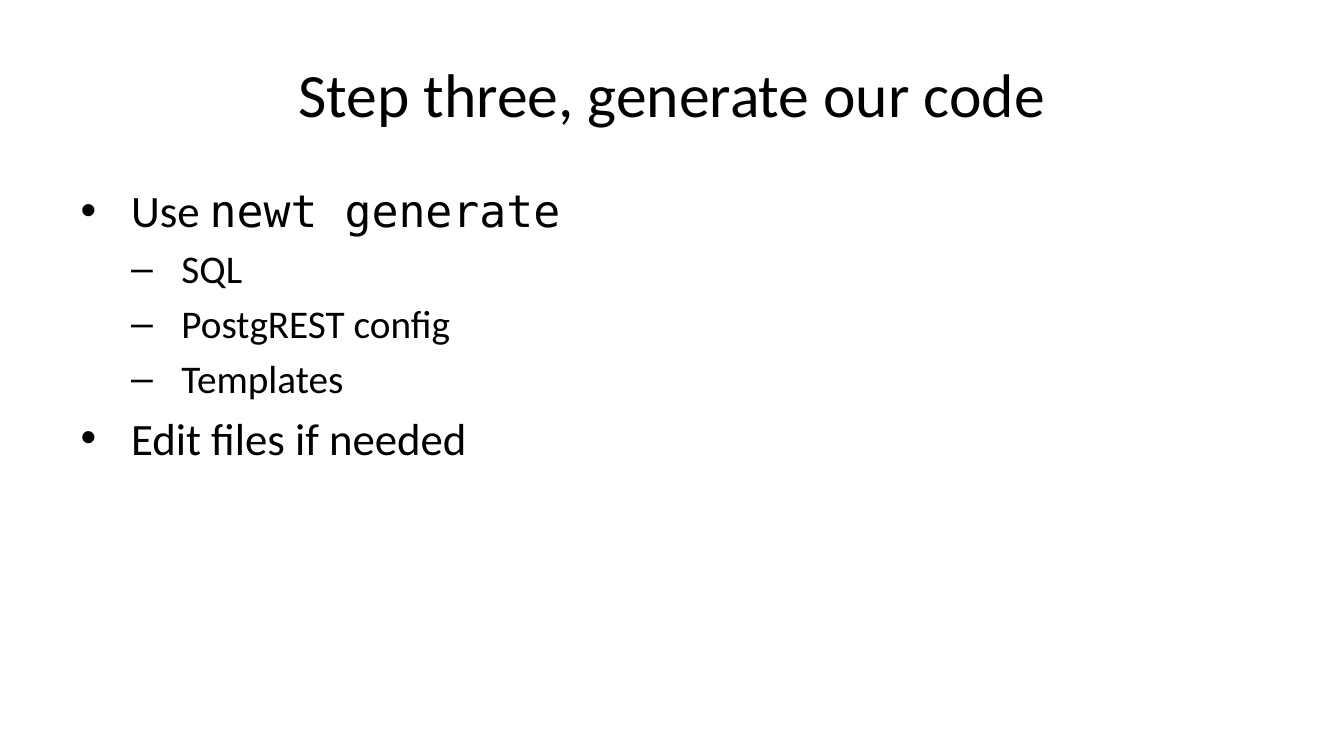
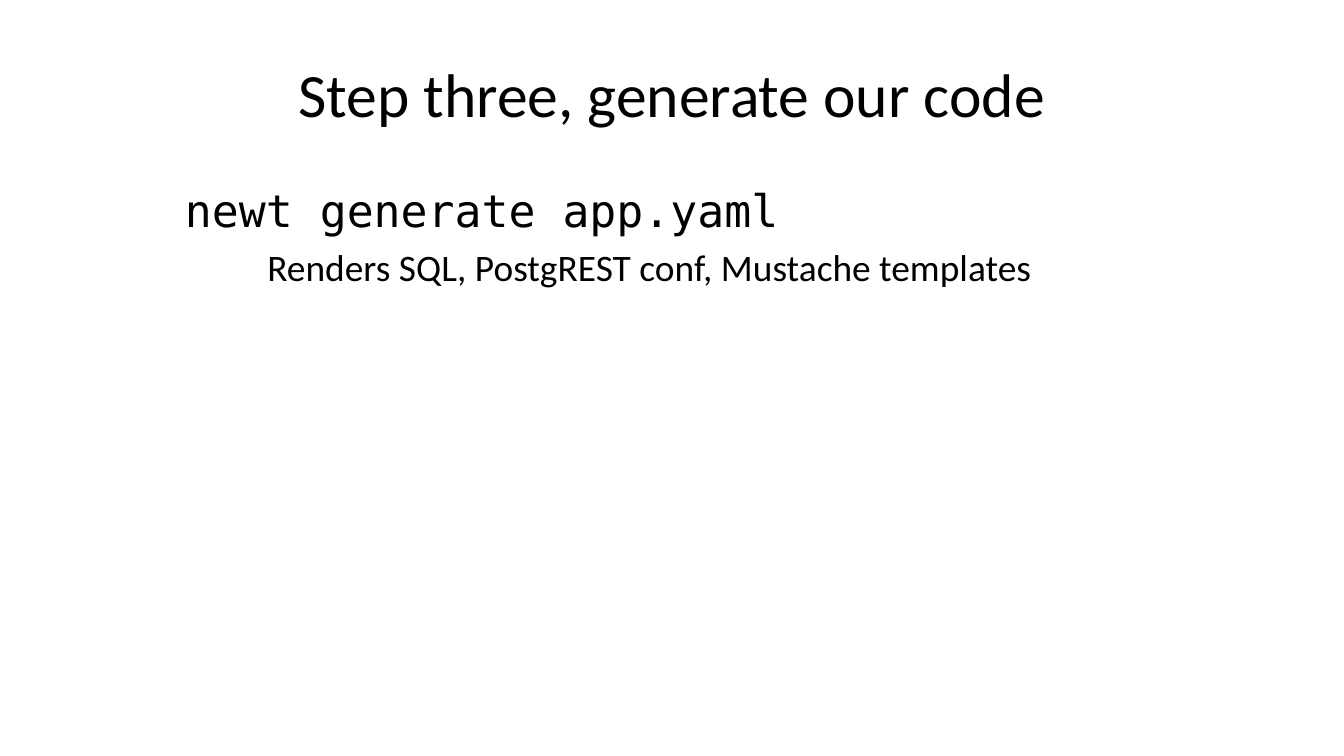
Before and after one commit to caltechlibrary/newt, a slide deck: slide 13 of presentation2/newt-p2.pptx. Drawn at 1344x756 pixels with LibreOffice and Linux fonts; fonts in the diff are those of the drawing. Boxes give left, top, right and bottom in pixels: in the first picture for what was removed or moved away, otherwise in the second. Text is boxed around its words. In the diff, an @@ line names an element or a change of style, - is before the commit and + after.

```diff
--- a/presentation2/newt-p2.pptx
+++ b/presentation2/newt-p2.pptx
@@ text at bbox=[185, 192, 1031, 288]: text changed; size 24 to 20 pt @@
-• Use newt generate
-  – SQL
-  – PostgREST config
-  – Templates
-• Edit files if needed
+newt generate app.yaml
+Renders SQL, PostgREST conf, Mustache templates
```
Also in this commit, not shown: 16 other slides changed, 7 slides added, 10 slides removed, 4 other files.
